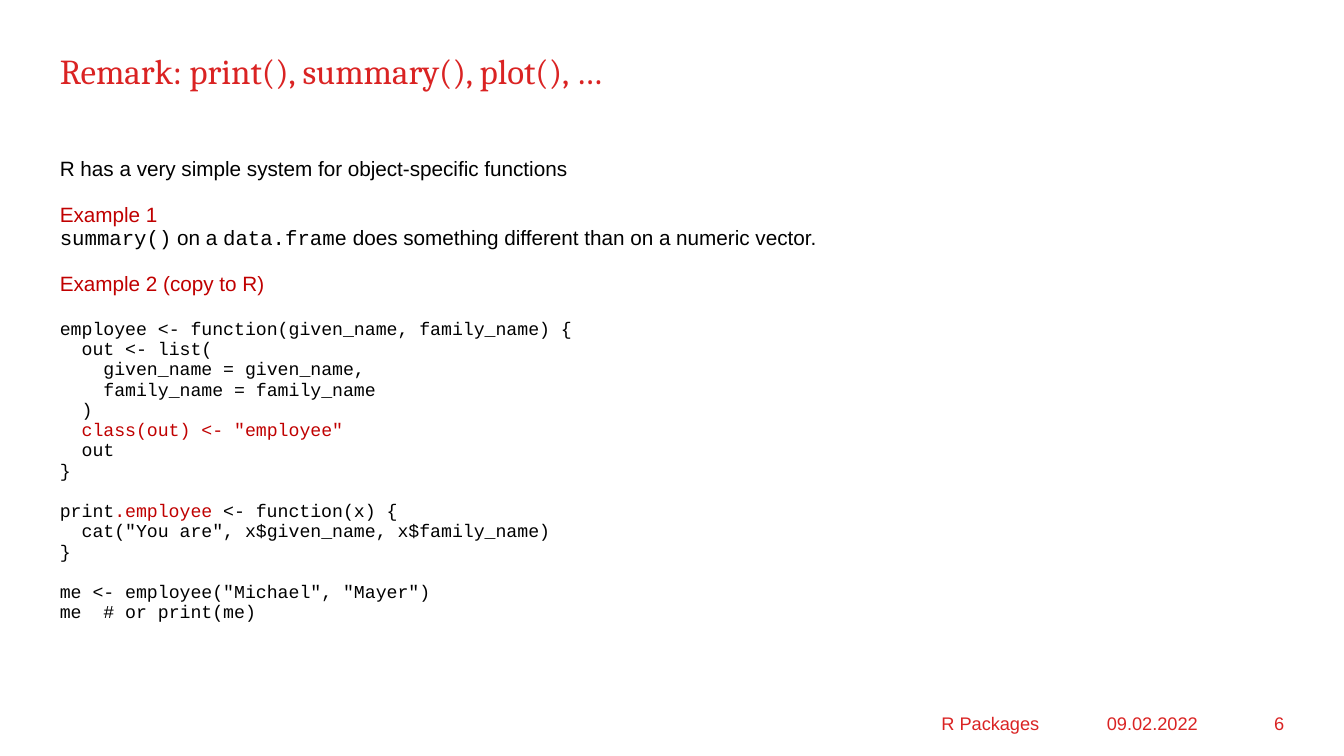
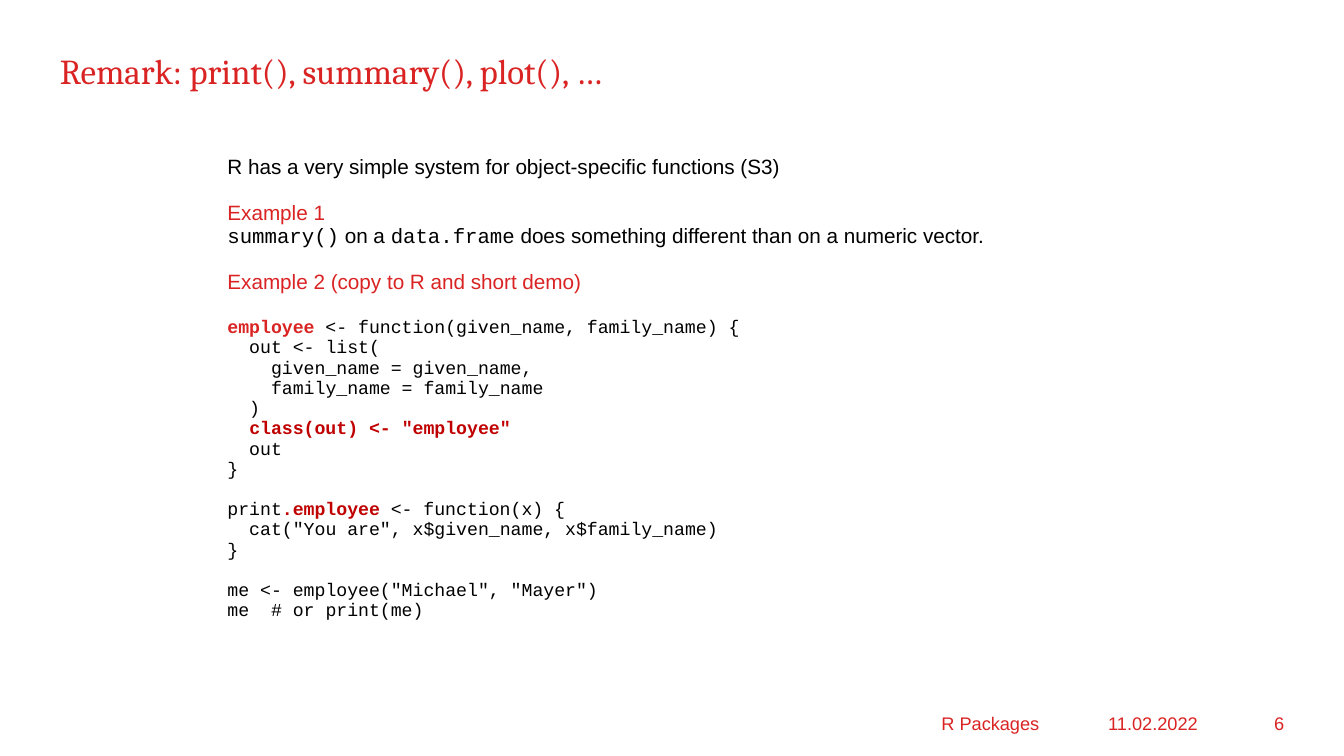
Before and after one commit to mayer79/apero, a slide deck: slide 6 of RPackage_en.pptx. Drawn at 1344x756 pixels with LibreOffice and Linux fonts; fonts in the diff are those of the drawing; background and template pictures are left out. Boxes give left, top, right and bottom in pixels: in the first picture for what was removed or moved away, otherwise in the second. Text is boxed around its words. In the diff, an @@ line names an element or a change of style, - is before the commit and + after.

```diff
--- a/RPackage_en.pptx
+++ b/RPackage_en.pptx
@@ text at [227,159,779,178]: text changed @@
-R has a very simple system for object-specific functions
+R has a very simple system for object-specific functions (S3)
@@ text "R has a very simple ...": place and size @@
-text "R has a very simple ..." at [60,161,816,622]
+text "R has a very simple ..." at [227,159,984,620]
@@ text at [227,205,718,522]: text colour #C00000 to #DA2323 in "Example 1"; text colour #000000 to #DA2323 in "employee"; bold on in "employee", "class(out) <- "employee"", "print.employee" @@
@@ text at [227,274,581,294]: text changed; text colour #C00000 to #DA2323 @@
-Example 2 (copy to R)
+Example 2 (copy to R and short demo)
@@ text at [1108,717,1198,730]: text changed @@
-09.02.2022
+11.02.2022
```
Also in this commit, not shown: 6 other slides changed.
